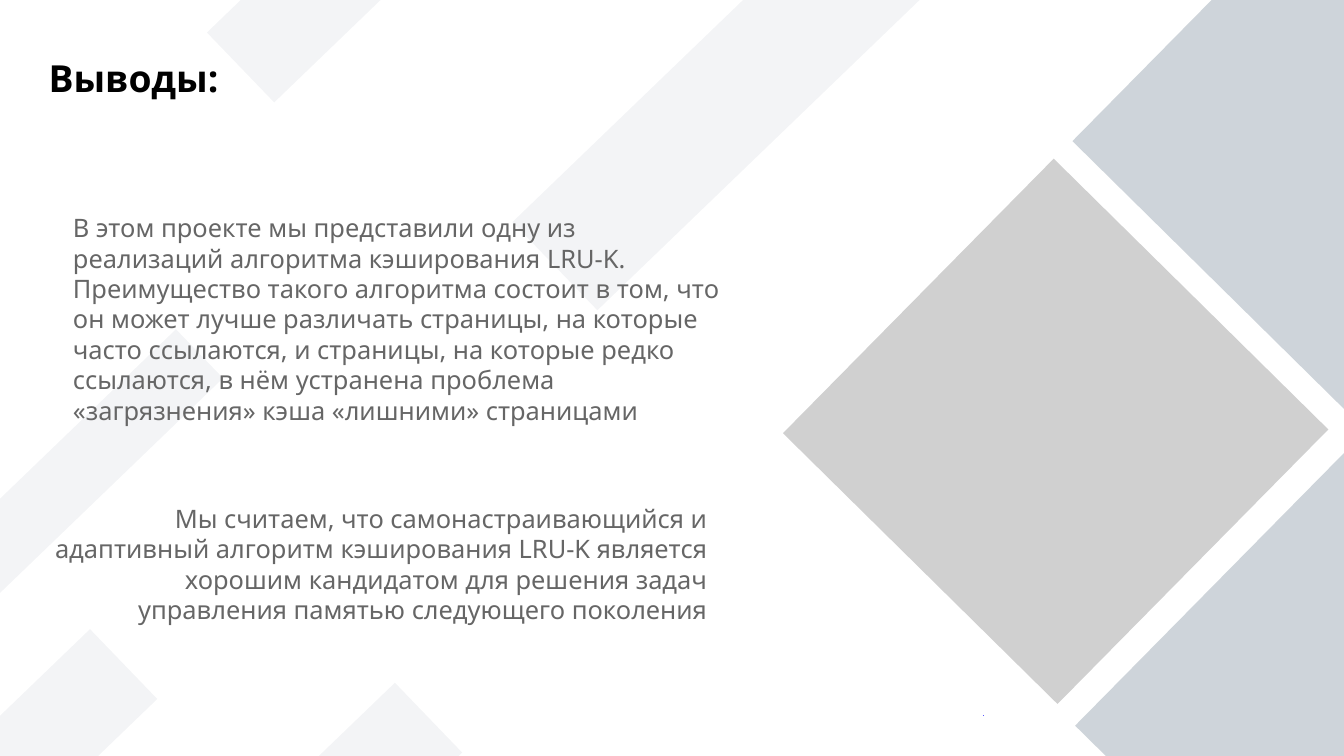
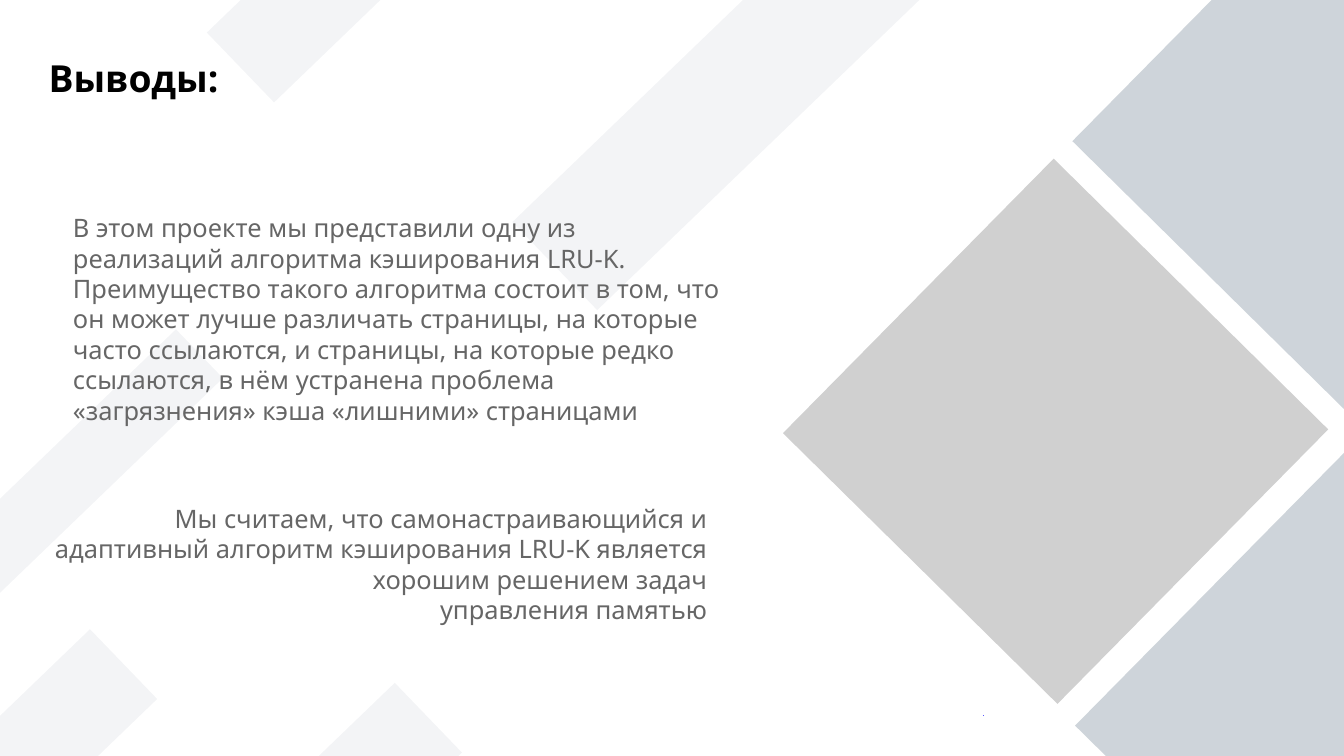
Before and after one commit to SinySs/LRU-K, a slide deck: slide 33 of Theory/Презентация LRU-K.pptx. Drawn at 1344x756 pixels with LibreOffice and Linux fonts; fonts in the diff are those of the drawing; grey boxes stand for pictures. Boxes give left, top, right and bottom in pixels: in the first picture for what was removed or moved away, otherwise in the second. Text is boxed around its words. In the diff, an @@ line names an element or a change of style, - is before the commit and + after.

```diff
--- a/Theory/Презентация LRU-K.pptx
+++ b/Theory/Презентация LRU-K.pptx
@@ text at [55, 509, 708, 625]: text changed @@
-Мы считаем, что самонастраивающийся и адаптивный алгоритм кэширования LRU-K является хорошим кандидатом для решения задач управления памятью следующего поколения
+Мы считаем, что самонастраивающийся и адаптивный алгоритм кэширования LRU-K является хорошим решением задач
+управления памятью
```
Also in this commit, not shown: 23 other slides changed, 1 other file.
